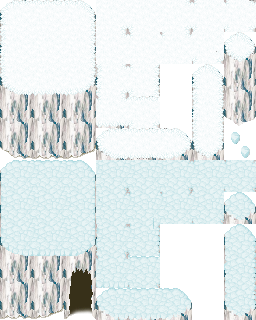
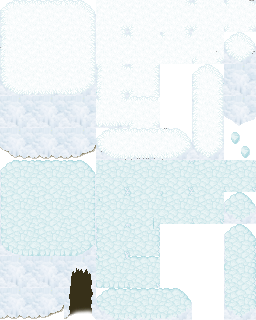
Layered file, before and after one edit (256 × 320). Changes by layer:
added layer "Eingefügte Ebene" above "Eingefügte Ebene #4" over 0, 0, 256, 320
hid "Eingefügte Ebene #4", painted on it over 0, 0, 256, 320
